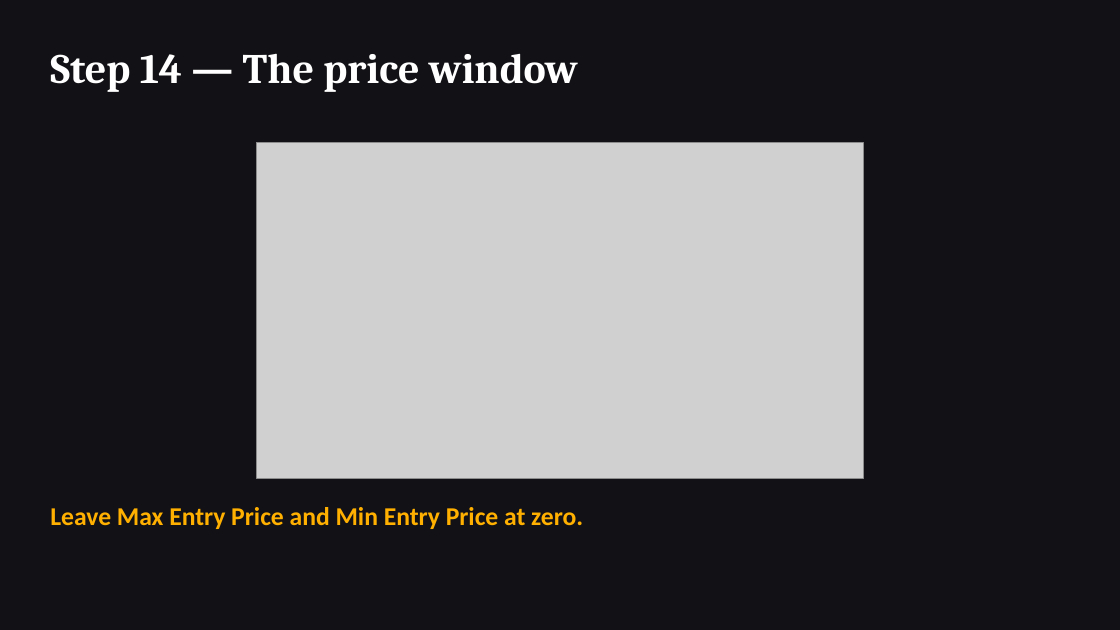
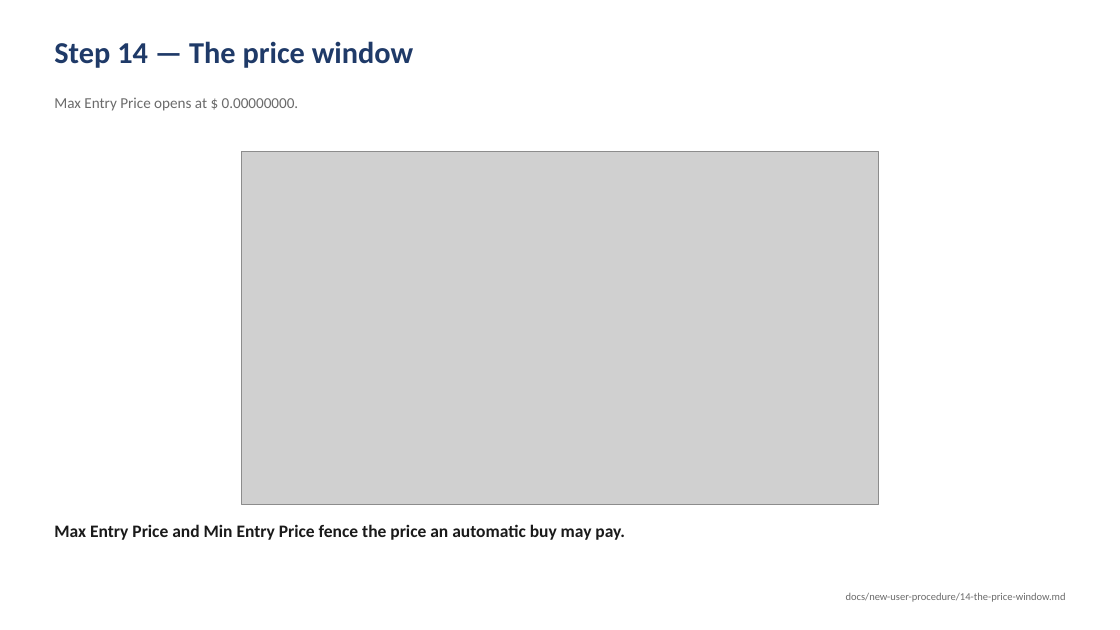
Before and after one commit to Acervator-LLC/ACERVATOR, a slide deck: slide 14 of docs/new-user-procedure/New-User-Procedure.pptx. Drawn at 1120x630 pixels with LibreOffice and Linux fonts; fonts in the diff are those of the drawing; grey boxes stand for pictures. Boxes give left, top, right and bottom in pixels: in the first picture for what was removed or moved away, otherwise in the second. Text is boxed around its words. In the diff, an @@ line names an element or a change of style, - is before the commit and + after.

```diff
--- a/docs/new-user-procedure/New-User-Procedure.pptx
+++ b/docs/new-user-procedure/New-User-Procedure.pptx
@@ background #121216 to #FFFFFF @@
@@ text "Step 14 — The price ...": place and size @@
-text "Step 14 — The price ..." at [50,54,578,92]
+text "Step 14 — The price ..." at [54,41,413,68]
@@ text "Step 14 — The price ..." at [54,41,413,68]: size 36 to 26 pt, font Cambria to Calibri, text colour #FFFFFF to #1F3A68; less space between paragraphs @@
@@ text added at [54,98,299,111], 13 pt, text #6B6B6B @@
+Max Entry Price opens at $ 0.00000000.
@@ picture: place and size @@
-picture at [256,143,863,479]
+picture at [241,151,879,504]
@@ text at [54,524,625,540]: text changed; size 22 to 15 pt; text colour #FFB000 to #1A1A1A @@
-Leave Max Entry Price and Min Entry Price at zero.
+Max Entry Price and Min Entry Price fence the price an automatic buy may pay.
@@ text added at [846,593,1066,602], 9 pt, text #6B6B6B @@
+docs/new-user-procedure/14-the-price-window.md
```
Also in this commit, not shown: 26 other slides changed, 2 other files.
